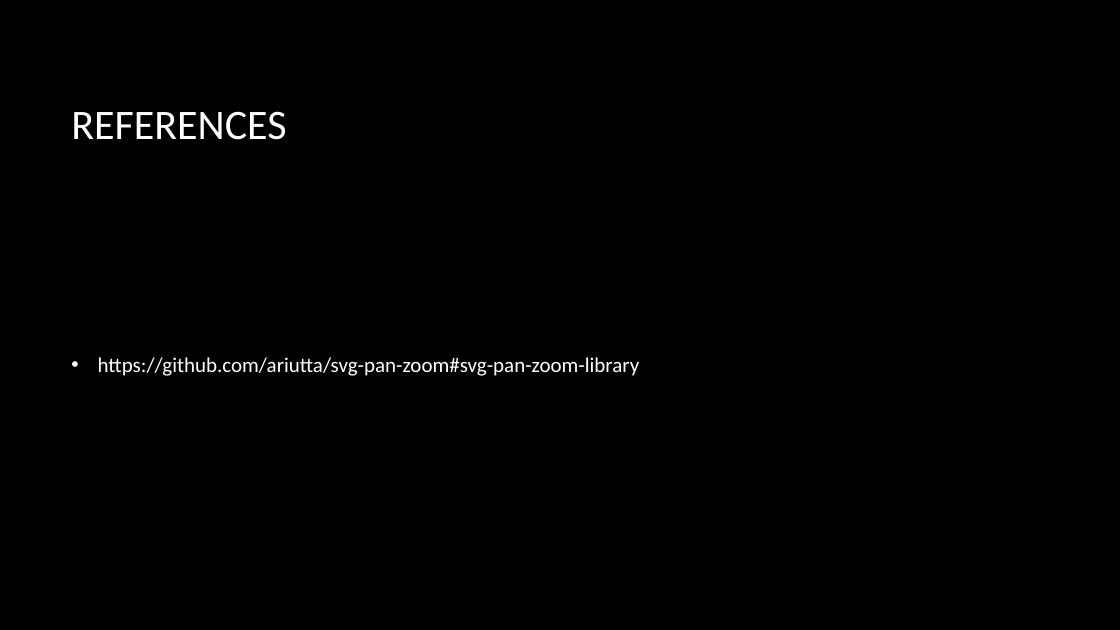
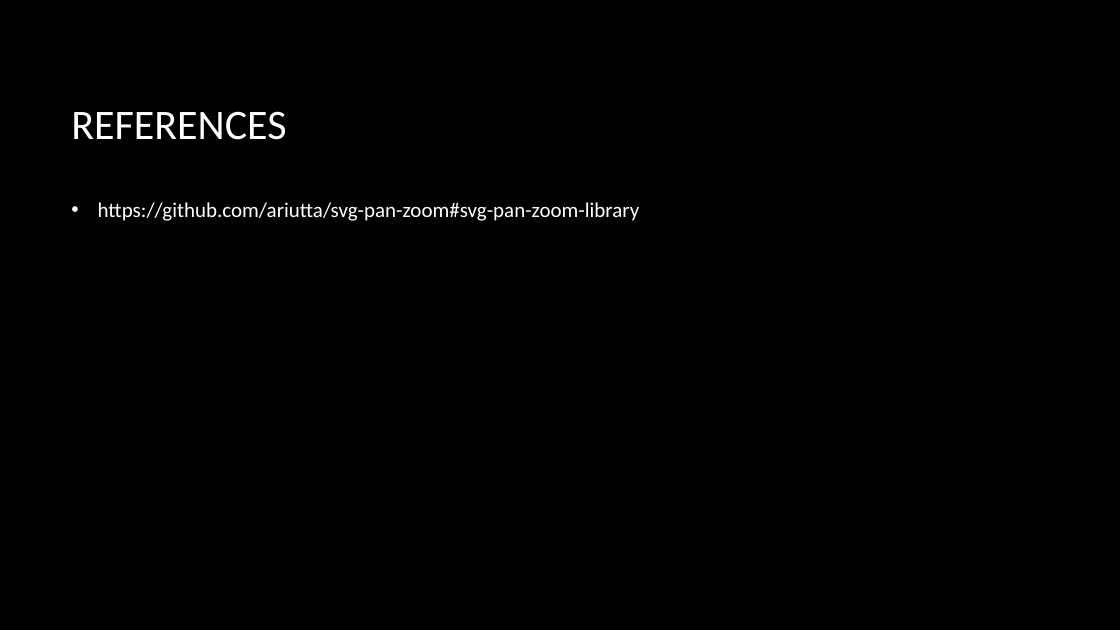
Before and after one commit to MohamedElatroush/DEFTOSVG, a slide deck: slide 6 of MS1 - DD2.pptx. Drawn at 1120x630 pixels with LibreOffice and Linux fonts; fonts in the diff are those of the drawing; background and template pictures are left out. Boxes give left, top, right and bottom in pixels: in the first picture for what was removed or moved away, otherwise in the second. Text is boxed around its words. In the diff, an @@ line names an element or a change of style, - is before the commit and + after.

```diff
--- a/MS1 - DD2.pptx
+++ b/MS1 - DD2.pptx
@@ text "https://github.com/ariutta/svg-pan-zoom#svg-pan-zoom-library": place and size @@
-text "https://github.com/ariutta/svg-pan-zoom#svg-pan-zoom-library" at [98,357,640,376]
+text "https://github.com/ariutta/svg-pan-zoom#svg-pan-zoom-library" at [98,202,640,221]
```
Also in this commit, not shown: 3 other slides changed.
